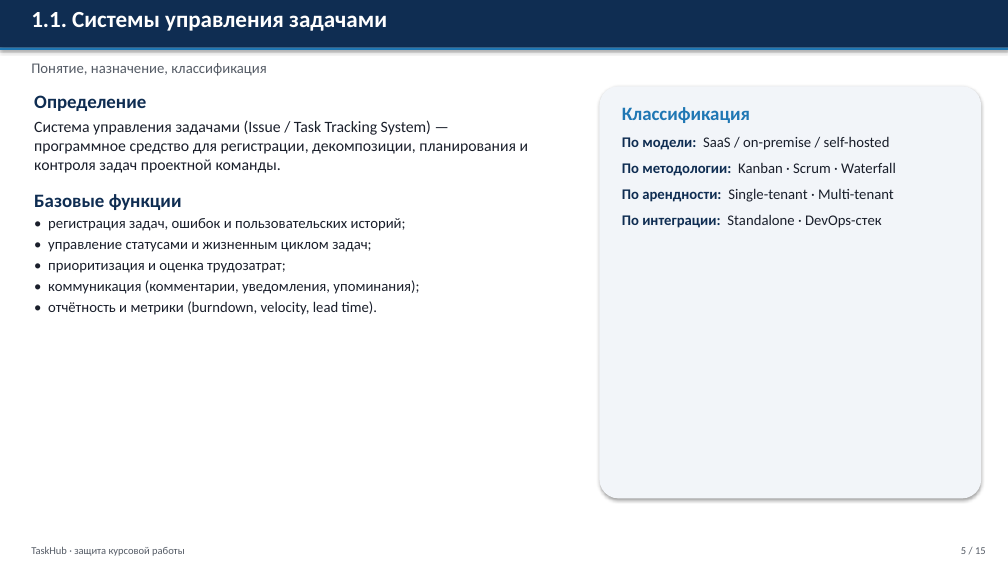
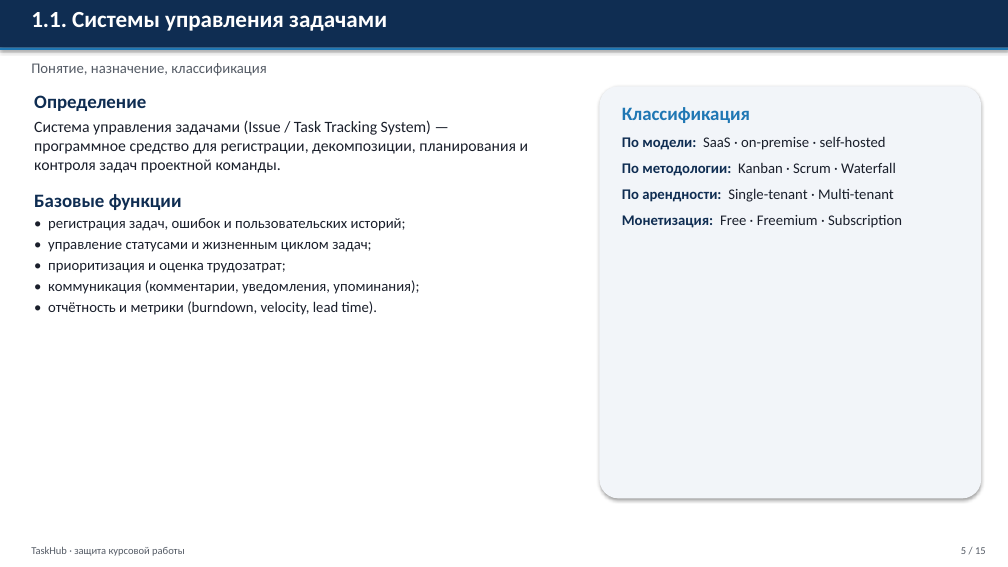
Before and after one commit to adenivi321-bot/jira1, a slide deck: slide 5 of docs/coursework/Презентация_TaskHub.pptx. Drawn at 1008x567 pixels with LibreOffice and Linux fonts; fonts in the diff are those of the drawing. Boxes give left, top, right and bottom in pixels: in the first picture for what was removed or moved away, otherwise in the second. Text is boxed around its words. In the diff, an @@ line names an element or a change of style, - is before the commit and + after.

Commit message:
docs(coursework): reframe positioning as multi-tenant SaaS with tariff plans
- relevance/comparison/concept slides: drop misleading 'open-source self-hosted alternative' framing; explicitly position TaskHub as a B2B-SaaS prototype with tariff plans (FREE/BASIC/PRO/ENTERPRISE) deployable on-premise
- architecture: add Billing module (10 modules total), mention PlanGuard / PlanLimitsService / YooKassa
- comparison table: switch criterion 'Open code' to 'Tariffs' to match actual product positioning
- defense speech: matching narrative + new Q&A entry on subscription module rationale

```diff
--- a/docs/coursework/Презентация_TaskHub.pptx
+++ b/docs/coursework/Презентация_TaskHub.pptx
@@ text at bbox=[622, 137, 886, 150]: text changed @@
-По модели: SaaS / on-premise / self-hosted
+По модели: SaaS · on-premise · self-hosted
@@ text at bbox=[622, 215, 902, 228]: text changed @@
-По интеграции: Standalone · DevOps-стек
+Монетизация: Free · Freemium · Subscription
```
Also in this commit, not shown: 3 other slides changed, 2 other files.
